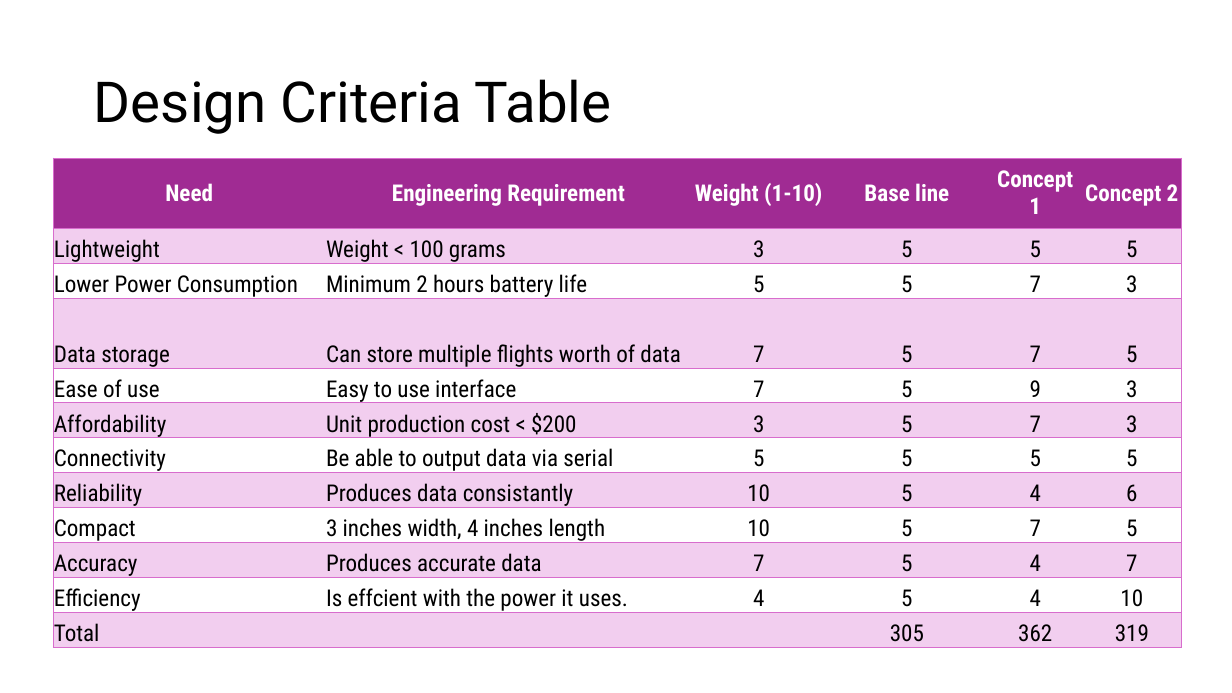
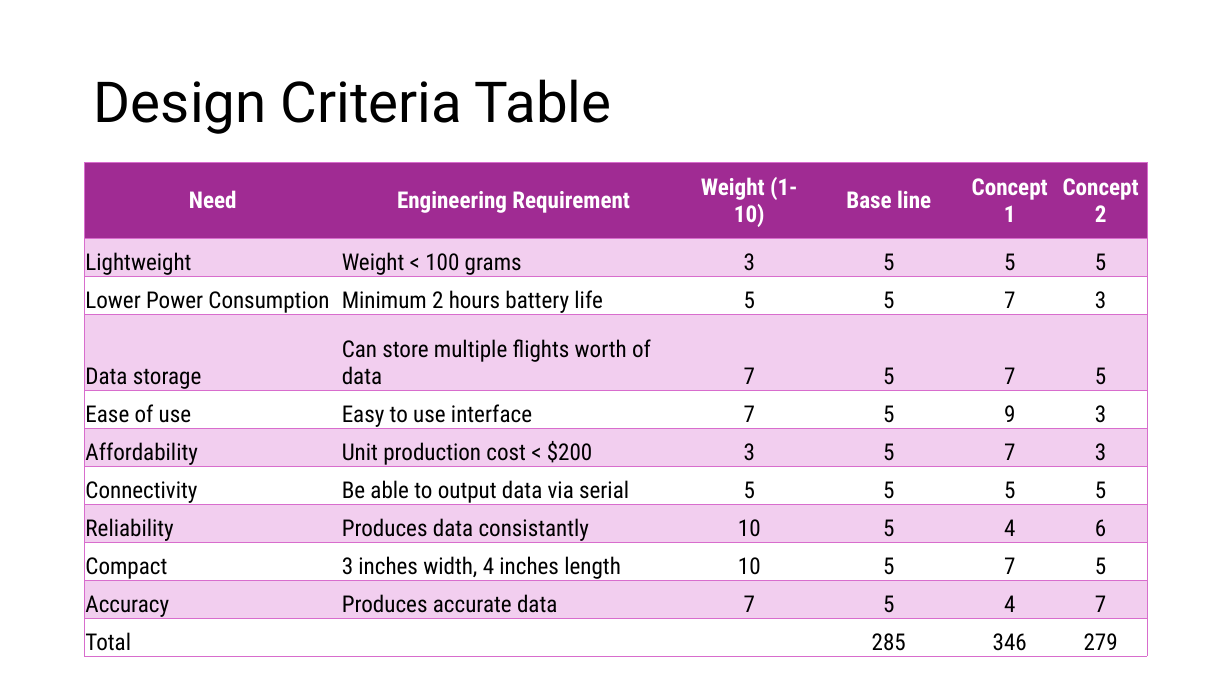
Before and after one commit to Tannyr-Singleterry/ECE590_SeniorDesign, a slide deck: slide 8 of Documents/CDR/CDR_Presentation.pptx. Drawn at 1232x693 pixels with LibreOffice and Linux fonts; fonts in the diff are those of the drawing. Boxes give left, top, right and bottom in pixels: in the first picture for what was removed or moved away, otherwise in the second. Text is boxed around its words. In the diff, an @@ line names an element or a change of style, - is before the commit and + after.

```diff
--- a/Documents/CDR/CDR_Presentation.pptx
+++ b/Documents/CDR/CDR_Presentation.pptx
@@ table at [85,163,1148,656] @@
-row 11: Efficiency | Is effcient with the power it uses. | 4 | 5 | 4 | 10
-row 12: Total |  |  | 305 | 362 | 319
+row 11: Total |  |  | 285 | 346 | 279
@@ table: place and size @@
-table at [53,158,1182,648]
+table at [85,163,1148,656]
```
Also in this commit, not shown: 1 other slide changed, 1 other file.
